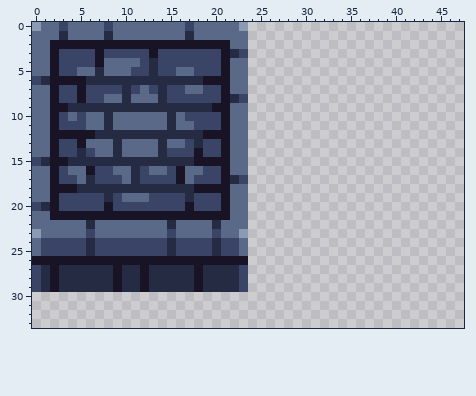
Pixel-art sprite: Assets/Images/floor-stone.png. That is the earlier state.
The file is 48x48 pixels. Shown: x 0..47, y 0..33.
After:
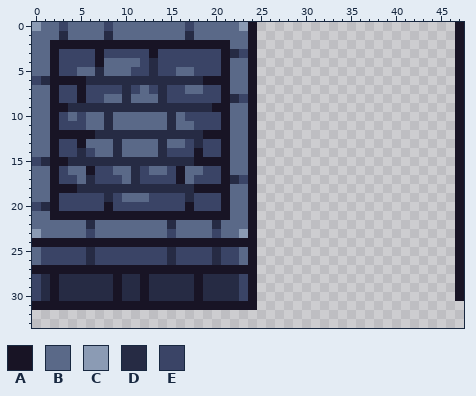
Palette (. is transparent): A #181425  B #5a6988  C #8b9bb4  D #262b44  E #3a4466
The exact change:
{"y":0,"x":24,"old":".","new":"A"}
{"y":0,"x":47,"old":".","new":"A"}
{"y":1,"x":24,"old":".","new":"A"}
{"y":1,"x":47,"old":".","new":"A"}
{"y":2,"x":24,"old":".","new":"A"}
{"y":2,"x":47,"old":".","new":"A"}
{"y":3,"x":24,"old":".","new":"A"}
{"y":3,"x":47,"old":".","new":"A"}
{"y":4,"x":24,"old":".","new":"A"}
{"y":4,"x":47,"old":".","new":"A"}
{"y":5,"x":24,"old":".","new":"A"}
{"y":5,"x":47,"old":".","new":"A"}
{"y":6,"x":24,"old":".","new":"A"}
{"y":6,"x":47,"old":".","new":"A"}
{"y":7,"x":24,"old":".","new":"A"}
{"y":7,"x":47,"old":".","new":"A"}
{"y":8,"x":24,"old":".","new":"A"}
{"y":8,"x":47,"old":".","new":"A"}
{"y":9,"x":24,"old":".","new":"A"}
{"y":9,"x":47,"old":".","new":"A"}
{"y":10,"x":24,"old":".","new":"A"}
{"y":10,"x":47,"old":".","new":"A"}
{"y":11,"x":24,"old":".","new":"A"}
{"y":11,"x":47,"old":".","new":"A"}
{"y":12,"x":24,"old":".","new":"A"}
{"y":12,"x":47,"old":".","new":"A"}
{"y":13,"x":24,"old":".","new":"A"}
{"y":13,"x":47,"old":".","new":"A"}
{"y":14,"x":24,"old":".","new":"A"}
{"y":14,"x":47,"old":".","new":"A"}
{"y":15,"x":24,"old":".","new":"A"}
{"y":15,"x":47,"old":".","new":"A"}
{"y":16,"x":24,"old":".","new":"A"}
{"y":16,"x":47,"old":".","new":"A"}
{"y":17,"x":24,"old":".","new":"A"}
{"y":17,"x":47,"old":".","new":"A"}
{"y":18,"x":24,"old":".","new":"A"}
{"y":18,"x":47,"old":".","new":"A"}
{"y":19,"x":24,"old":".","new":"A"}
{"y":19,"x":47,"old":".","new":"A"}
{"y":20,"x":24,"old":".","new":"A"}
{"y":20,"x":47,"old":".","new":"A"}
{"y":21,"x":24,"old":".","new":"A"}
{"y":21,"x":47,"old":".","new":"A"}
{"y":22,"x":24,"old":".","new":"A"}
{"y":22,"x":47,"old":".","new":"A"}
{"y":23,"x":24,"old":".","new":"A"}
{"y":23,"x":47,"old":".","new":"A"}
{"y":24,"x":0,"old":"BEEEEEDEEEEEEEEDEEEEDEEB.","new":"AAAAAAAAAAAAAAAAAAAAAAAAA"}
{"y":24,"x":47,"old":".","new":"A"}
{"y":25,"x":24,"old":".","new":"A"}
{"y":25,"x":47,"old":".","new":"A"}
{"y":26,"x":0,"old":"AAAAAAAAAAAAAAAAAAAAAAAA.","new":"BEEEEEDEEEEEEEEDEEEEDEEBA"}
{"y":26,"x":47,"old":".","new":"A"}
{"y":27,"x":0,"old":"ED","new":"AA"}
{"y":27,"x":3,"old":"DDDDDD","new":"AAAAAA"}
{"y":27,"x":10,"old":"DD","new":"AA"}
{"y":27,"x":13,"old":"DDDDD","new":"AAAAA"}
{"y":27,"x":19,"old":"DDDDE.","new":"AAAAAA"}
{"y":27,"x":47,"old":".","new":"A"}
{"y":28,"x":24,"old":".","new":"A"}
{"y":28,"x":47,"old":".","new":"A"}
{"y":29,"x":24,"old":".","new":"A"}
{"y":29,"x":47,"old":".","new":"A"}
{"y":30,"x":0,"old":".........................","new":"EDADDDDDDADDADDDDDADDDDEA"}
{"y":30,"x":47,"old":".","new":"A"}
{"y":31,"x":0,"old":".........................","new":"AAAAAAAAAAAAAAAAAAAAAAAAA"}
{"label":"changed","picture_box":[32,22,257,310]}
{"label":"added","picture_box":[455,22,464,301]}
